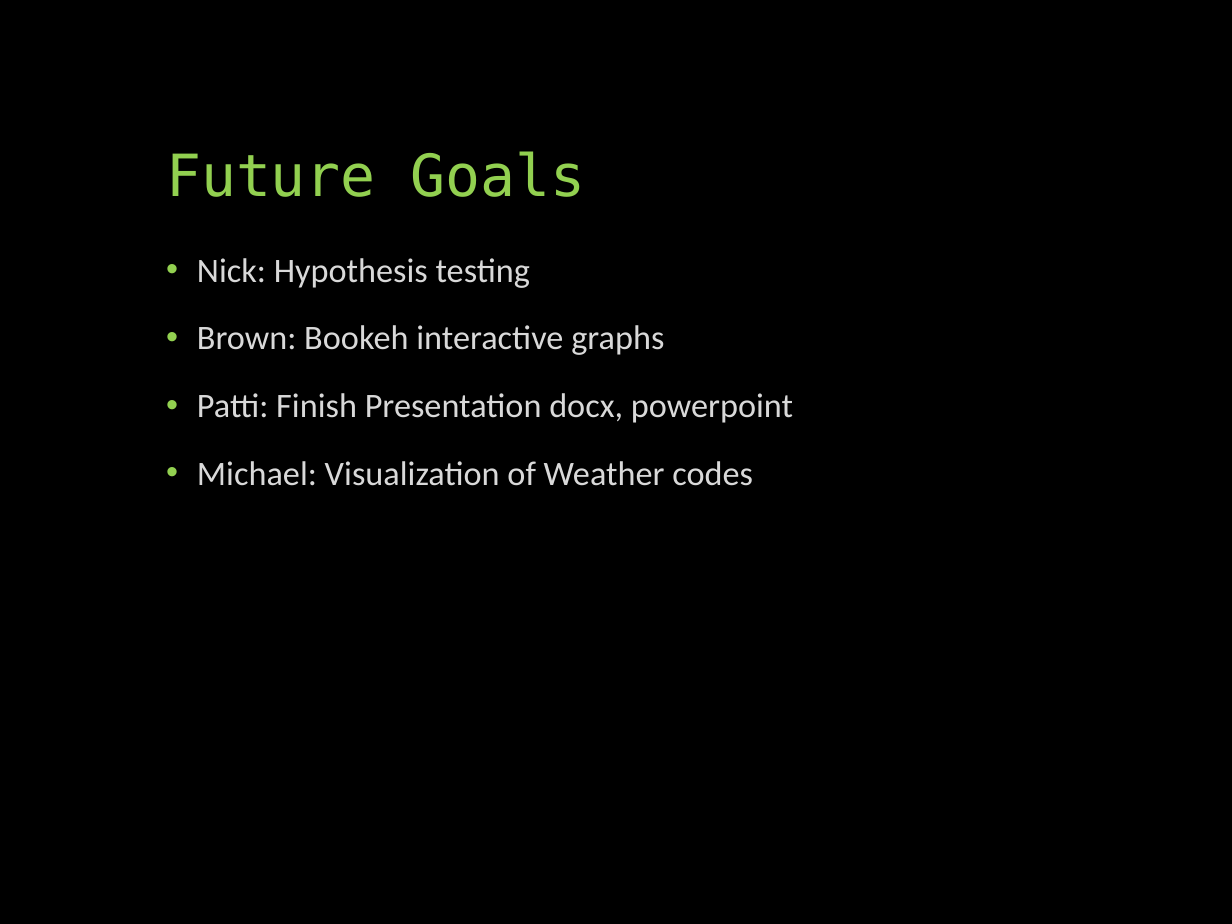
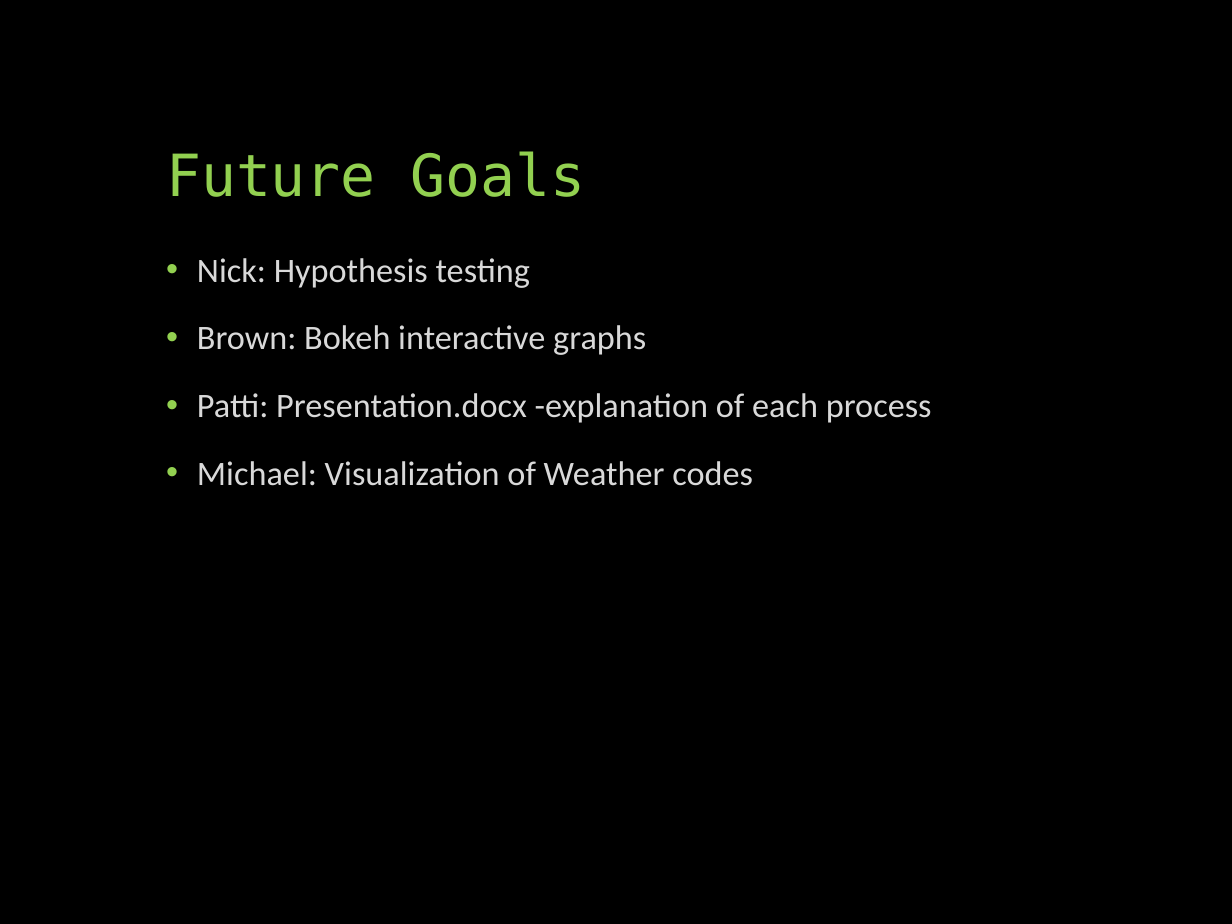
Before and after one commit to UNCG-CSE/Library-Computer-Usage-Analysis, a slide deck: slide 11 of docs/Computers in the Libraries.pptx (slide 10 before the commit). Drawn at 1232x924 pixels with LibreOffice and Linux fonts; fonts in the diff are those of the drawing. Boxes give left, top, right and bottom in pixels: in the first picture for what was removed or moved away, otherwise in the second. Text is boxed around its words. In the diff, an @@ line names an element or a change of style, - is before the commit and + after.

```diff
--- a/docs/Computers in the Libraries.pptx
+++ b/docs/Computers in the Libraries.pptx
@@ text at [197, 325, 932, 423]: text changed @@
-• Brown: Bookeh interactive graphs
-• Patti: Finish Presentation docx, powerpoint
+• Brown: Bokeh interactive graphs
+• Patti: Presentation.docx -explanation of each process
```
Also in this commit, not shown: 2 other slides changed, 1 slide added.
